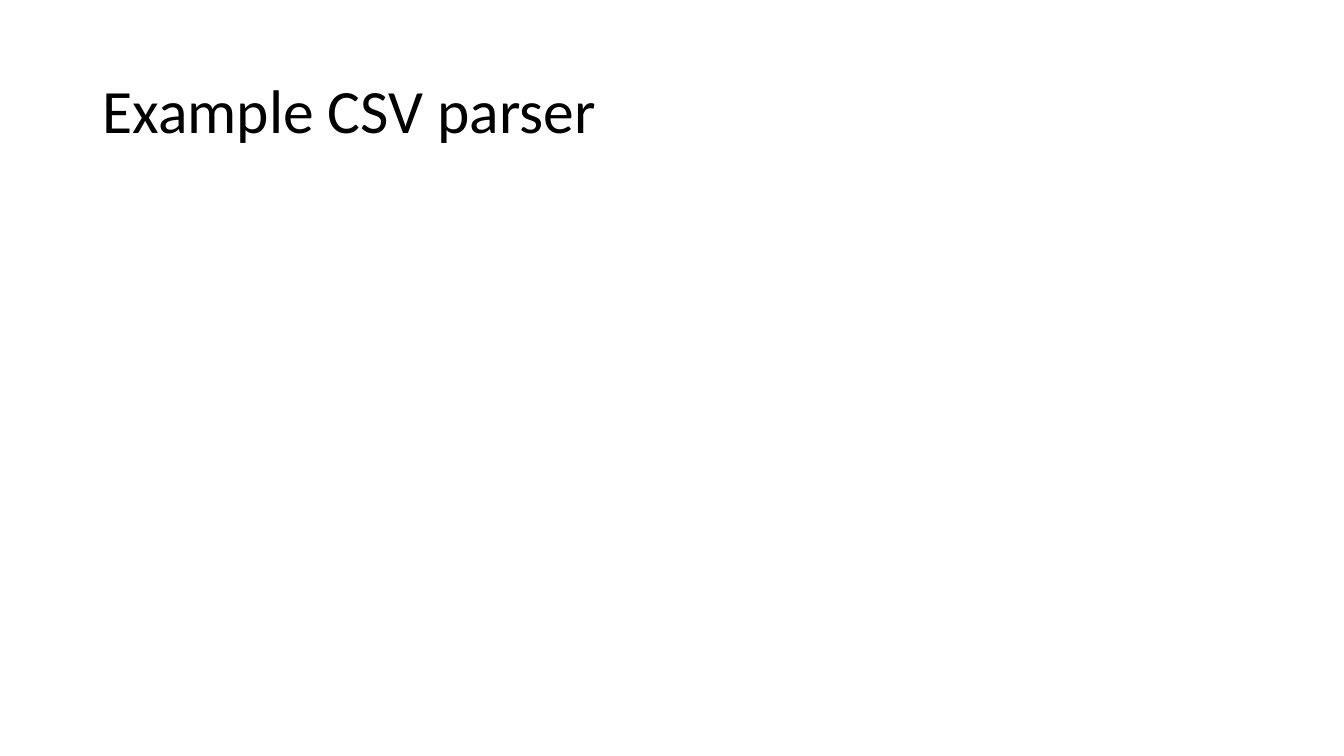
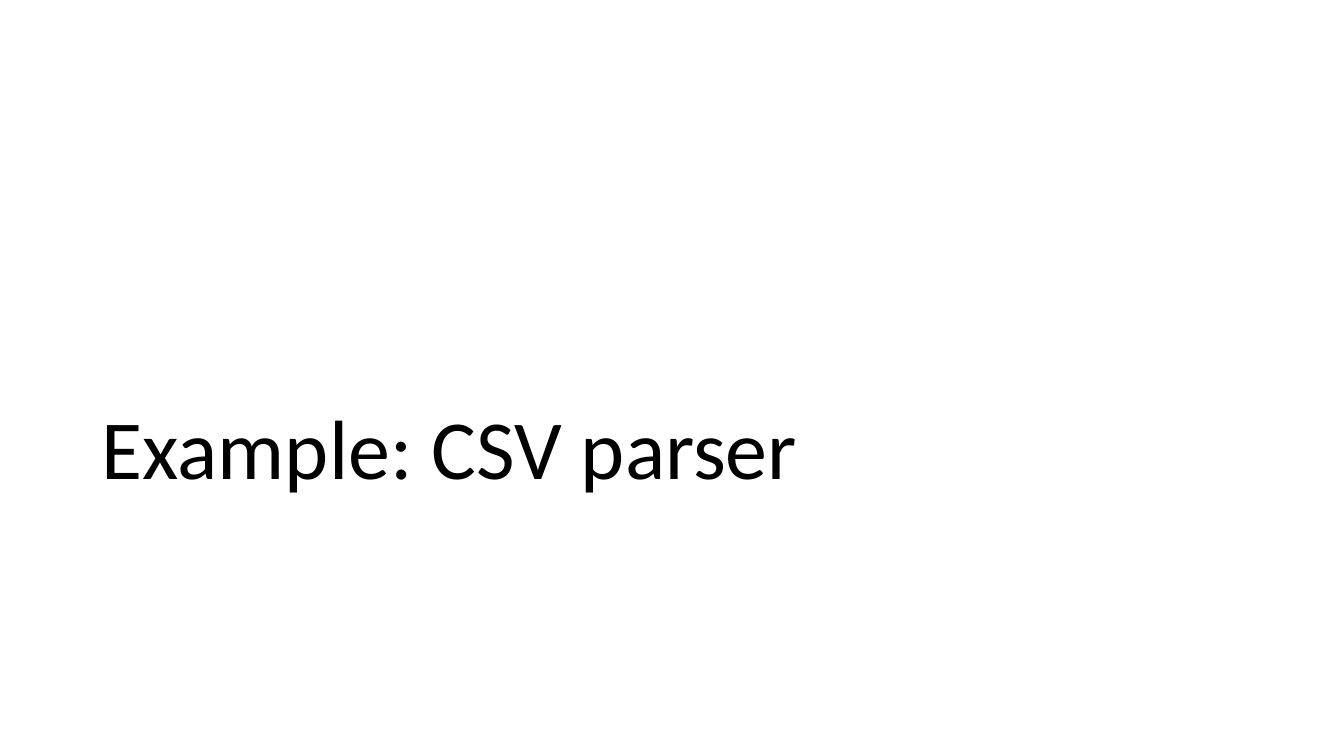
Before and after one commit to atiboros/PracticalFParsec, a slide deck: slide 26 of Slides/Practical FParsec V2.pptx (slide 27 before the commit). Drawn at 1344x756 pixels with LibreOffice and Linux fonts; fonts in the diff are those of the drawing. Boxes give left, top, right and bottom in pixels: in the first picture for what was removed or moved away, otherwise in the second. Text is boxed around its words. In the diff, an @@ line names an element or a change of style, - is before the commit and + after.

```diff
--- a/Slides/Practical FParsec V2.pptx
+++ b/Slides/Practical FParsec V2.pptx
@@ title "Example: CSV parser" at bbox=[102, 420, 797, 493]: vertical alignment middle to bottom @@
@@ title at bbox=[102, 420, 797, 493]: text changed; size 44 to 60 pt @@
-Example CSV parser
+Example: CSV parser
```
Also in this commit, not shown: 8 other slides changed, 8 slides added, 5 slides removed, 1 other file.
